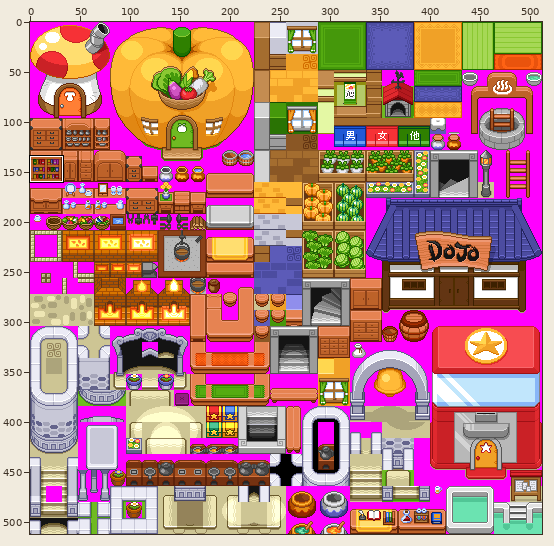
A sprite sheet gets an edit: SboGrpData/res/map02.png. Above: a wide view before the commit, with the close-up outlined.
Close-up. Before:
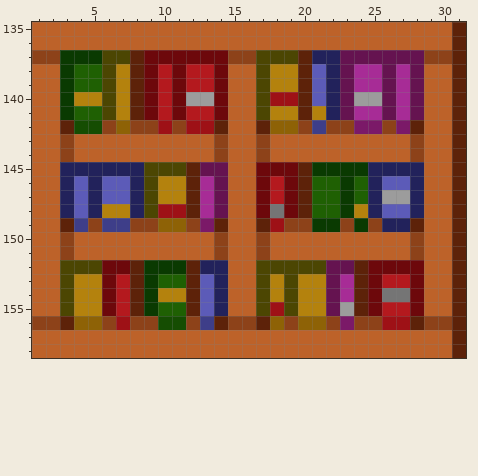
The file is 512x512 pixels. Colours within 5 levels of each other are drawn and written as one. Shown: x 1..31, y 135..158. The commit also changed other parts of the picture, which this record leaves out.
New version:
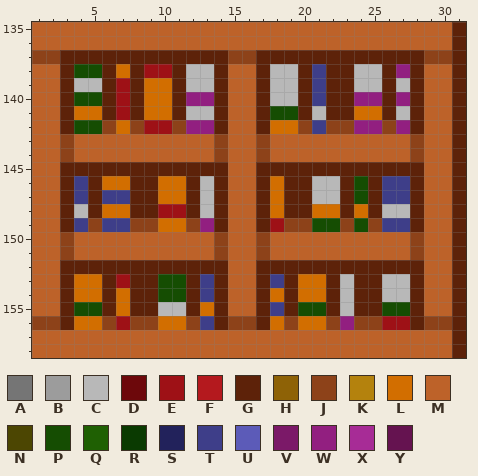
Palette (. is transparent): A #757575  B #9c9c9c  C #b8b8b8  D #6d080b  E #9e1116  F #b4191e  G #5d2209  H #8e6206  J #8d4219  K #b4820d  L #d26e00  M #bd6229  N #4c4602  P #154d02  Q #1f6003  R #0a3a01  S #22225b  T #3e3e89  U #5c5bb8  V #7b1968  W #921f80  X #a72c96  Y #651350
What changed:
@@ x 1..31 @@
 136 MMMMMMMMMMMMMMMMMMMMMMMMMMMMMMG
-137 JJRRRNNGDDDDDDJJNNNGSSYYYYYYJJG
-138 MMRQQNKGDFDFFDMMNKKGUSYXXYXYMMG
-139 MMRQQNKGDFDFFDMMNKKGUSYXXYXYMMG
-140 MMRKKNKGDFDBBDMMNEEGUSYBBYXYMMG
-141 MMRQQNKGDFDFFDMMNKKGKSYXXYXYMMG
-142 MMGPPJHJJEJEEGMMGHHJTJJVVJVGMMG
+137 JJGGGGGGGGGGGGJJGGGGGGGGGGGGJJG
+138 MMGPPGLGEEGCCGMMGCCGTGGCCGWGMMG
+139 MMGCCGEGLLGCCGMMGCCGTGGCCGCGMMG
+140 MMGPPGEGLLGWWGMMGCCGTGGWWGWGMMG
+141 MMGLLGEGLLGCCGMMGPPGCGGLLGCGMMG
+142 MMGPPJLJEEJWWGMMGLLJTJJWWJWGMMG
 143 MMJMMMMMMMMMMJMMJMMMMMMMMMMJMMG
 144 MMJMMMMMMMMMMJMMJMMMMMMMMMMJMMG
-145 MMSSSSSSNNNGYYMMDDDGRRRRSSSSMMG
-146 MMSUSUUSNKKGXYMMDFDGQQRQSUUSMMG
-147 MMSUSUUSNKKGXYMMDFDGQQRQSBBSMMG
-148 MMSUSKKSNEEGXYMMDADGQQRKSUUSMMG
-149 MMGTJTTJJHHJVGMMGEJJRRJRJSSGMMG
+145 MMGGGGGGGGGGGGMMGGGGGGGGGGGGMMG
+146 MMGTGLLGGLLGCGMMGLGGCCGPGTTGMMG
+147 MMGTGTTGGLLGCGMMGLGGCCGPGTTGMMG
+148 MMGCGLLGGEEGCGMMGLGGLLGLGCCGMMG
+149 MMGTJTTJJLLJWGMMGEJJPPJPJTTGMMG
 150 MMJMMMMMMMMMMJMMJMMMMMMMMMMJMMG
 151 MMJMMMMMMMMMMJMMJMMMMMMMMMMJMMG
-152 MMNNNDDGRRRGSSMMNNNNNYYGDDDDMMG
-153 MMNKKDFGRQQGUSMMNKNKKYXGDFFDMMG
-154 MMNKKDFGRKKGUSMMNKNKKYXGDAADMMG
-155 MMNKKDFGRQQGUSMMNENKKYBGDFFDMMG
-156 JJGHHJEJJPPJTGJJGHJHHJVJJEEGJJG
+152 MMGGGGGGGGGGGGMMGGGGGGGGGGGGMMG
+153 MMGLLGEGGPPGTGMMGTGLLGCGGCCGMMG
+154 MMGLLGLGGPPGTGMMGLGLLGCGGCCGMMG
+155 MMGPPGLGGCCGLGMMGTGPPGCGGPPGMMG
+156 JJGLLJEJJLLJTGJJGLJLLJWJJEEGJJG
 157 MMMMMMMMMMMMMMMMMMMMMMMMMMMMMMG
Pixel boxes of the changes (left, top, right, bottom) in both close-ups:
changed: (60, 50, 424, 330)
